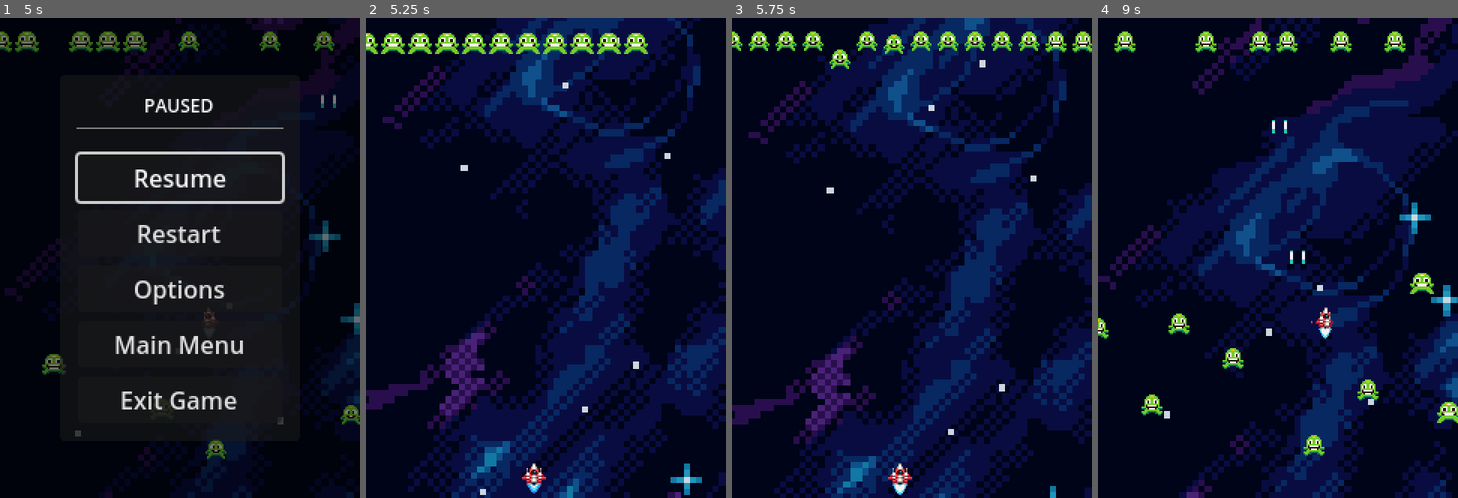
Above: before the commit, frames 1-4 (left to right).
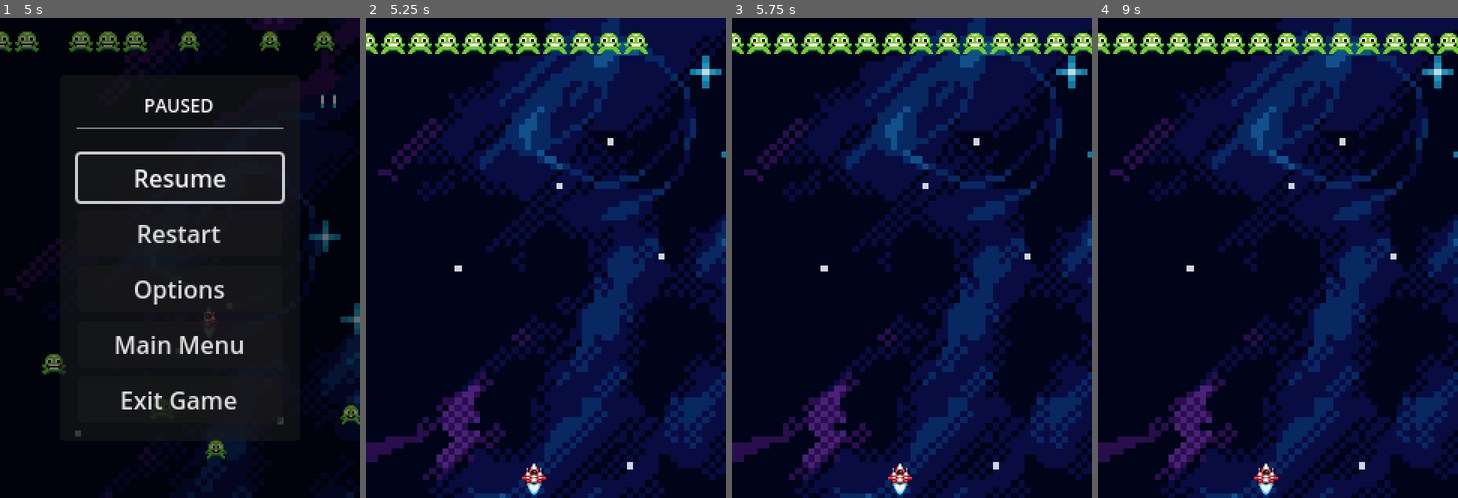
Above: after the commit, the same moments.

Repository: HouZenKai/ShooterCarnival
Game: Godot game, scene res://scenes/ui/main_menu.tscn
Same seed, same stepped clock (60 frames per second), same inputs: the game is played once before the commit and once after it.
Inputs:
- Up to frame 1 (5 s): click "Play" at 0.5 s; hold D (move_right) 1.28-2.03 s; tap Space (shoot) every 0.75 s from 1.35 to 4.35 s; hold S (move_down) 2.03-2.78 s; hold D (move_right) 2.78-3.53 s; hold W (move_up) 3.53-4.28 s; hold A (move_left) from 4.28 s (still down); tap Escape (ui_cancel) at 4.9 s
- Up to frame 2 (5.25 s): release A (move_left) at 5 s; click "Restart" at 5 s
- Up to frame 3 (5.75 s): no input
- Up to frame 4 (9 s): hold A (move_left) 5.78-6.53 s; tap Space (shoot) every 0.75 s from 5.85 to 8.85 s; hold S (move_down) 6.53-7.28 s; hold D (move_right) 7.28-8.03 s; hold W (move_up) 8.03-8.78 s; hold D (move_right) from 8.78 s (still down)

Frame 1 is identical in both runs. In frame 2, 45% of the frame differs, in the area x 0-100%, y 0-100%; in frame 3, 42%; in frame 4, 53%.
Error after the commit: Invalid assignment of property or key 'paused' with value of type 'bool' on a base object of type 'null instance'. (res://scenes/ui/pause_menu.gd:43)

Commit message:
Update src/scenes/ui/pause_menu.gd
Co-authored-by: Copilot <175728472+Copilot@users.noreply.github.com>

Diff:
--- a/src/scenes/ui/pause_menu.gd
+++ b/src/scenes/ui/pause_menu.gd
@@ -51,8 +51,8 @@
 
 
 func _on_restart_button_pressed() -> void:
+	get_tree().reload_current_scene()
 	close_menu()
-	get_tree().reload_current_scene()
 
 
 func _on_options_button_pressed() -> void:
